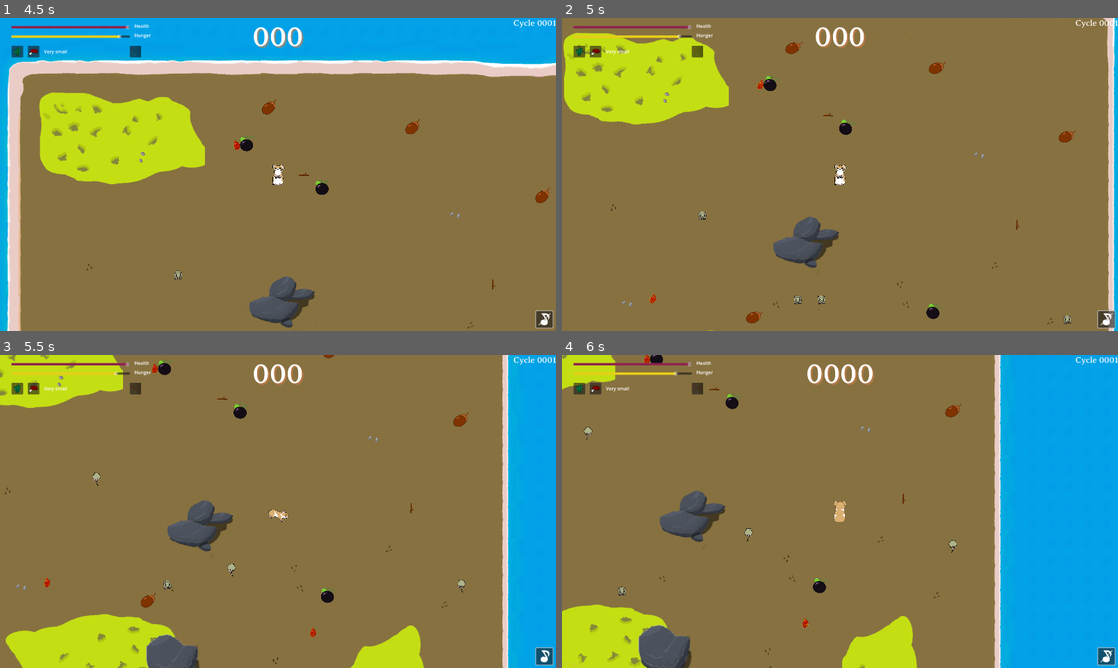
Above: before the commit, frames 1-4 (two rows, left to right).
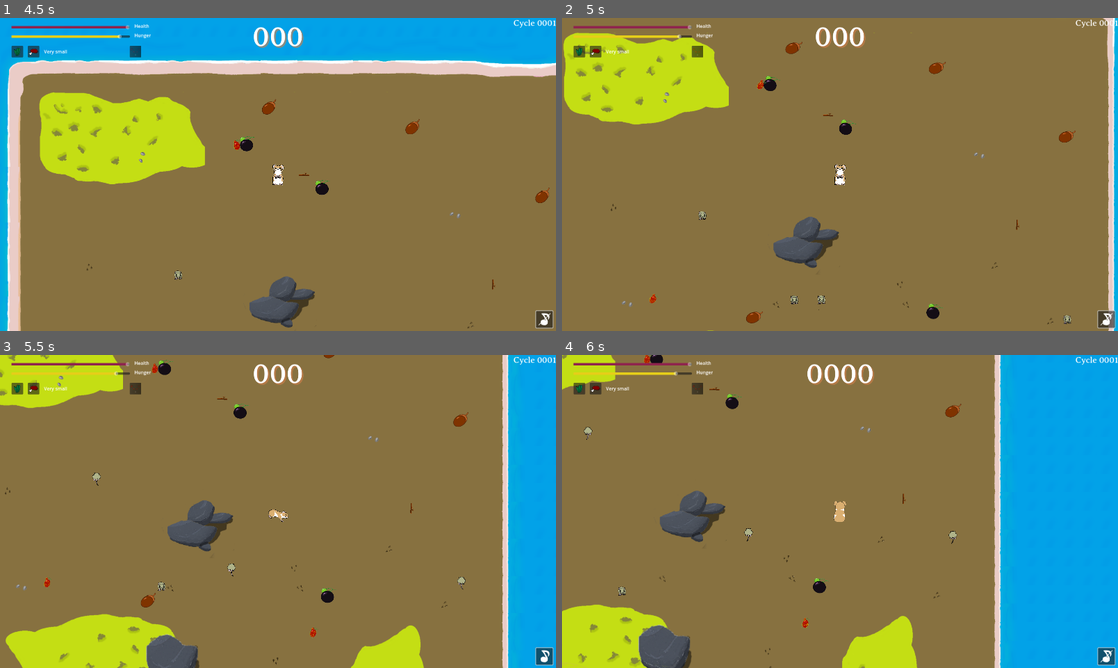
Above: after the commit, the same moments.

Repository: nialsiG/GMTK2024
Game: Godot game, scene res://scenes/Menus/start_menu.tscn
The game is run twice, just before and just after one commit, with the same random seed, the same clock (stepped at 60 frames per second) and the same inputs. The engine's default icon, where the game draws it, is replaced by a stand-in: a white triangle on a blue panel in a dark square.
Inputs (mouse positions are in pixels of both pictures, inside the frame that each line leads up to):
- Up to frame 1 (4.5 s): click "Start game" at 0.5 s; click "Wiki" at 1.25 s; click "Deinogalerix koenigswaldi" at 2 s; click (544, 318) at 2.75 s; tap Enter at 3.5 s; move the mouse to (400, 158) at 3.52 s; hold D (move_right) 3.53-4.28 s; tap Space (attack) at 3.6, 4.35 s; move the mouse to (166, 190) at 4.27 s; hold S (move_down) from 4.28 s (still down)
- Up to frame 2 (5 s): keep holding S (move_down)
- Up to frame 3 (5.5 s): move the mouse to (333, 442) at 5.02 s; release S (move_down) at 5.03 s; hold D (move_right) from 5.03 s (still down); tap Space (attack) at 5.1 s
- Up to frame 4 (6 s): move the mouse to (812, 574) at 5.77 s; release D (move_right) at 5.78 s; hold W (move_up) from 5.78 s (still down); tap Space (attack) at 5.85 s

Frame 1 is identical in both runs. In frame 2, less than 0.1% of the frame differs, in the area x 41-44%, y 88-92%; in frame 3, 0.1%, in the area x 28-84%, y 70-76%; in frame 4, less than 0.1%.

Commit message:
Feature: Added shaders for animals based on same colors as player Fix: prevent applying evolutions on first cycle Chores: removed various warnings

Diff:
--- /dev/null
+++ b/Gmtk 2024/assets/Shaders/Garganomis.gdshader
@@ -0,0 +1,22 @@
+shader_type canvas_item;
+
+uniform vec4 Color1;
+uniform vec4 Color2;
+
+const vec4 refColor = vec4(0.251, 0.243, 0.231, 1);
+
+void fragment() {
+	if (COLOR.r > 0.2 && COLOR.g > 0.2 && COLOR.b > 0.2)
+	{
+		if (COLOR.r <= refColor.r + 0.1
+			&& COLOR.r >= refColor.r - 0.005
+			&& COLOR.g <= refColor.g + 0.05
+			&& COLOR.g >= refColor.g - 0.005
+			&& COLOR.b <= refColor.b + 0.05
+			&& COLOR.b >= refColor.b - 0.005)
+		{
+			vec4 offset = COLOR - refColor;
+			COLOR = Color1 + offset;
+		}
+	}
+}
--- /dev/null
+++ b/Gmtk 2024/assets/Shaders/Mikrotia.gdshader
@@ -0,0 +1,27 @@
+shader_type canvas_item;
+
+uniform vec4 Color1;
+uniform vec4 Color2;
+
+const vec4 refColor = vec4(0.686, 0.702, 0.537, 1);
+
+void fragment() {
+	if (COLOR.a > 0.0)
+	{
+		if(COLOR.g > 0.4)
+		{
+			if(COLOR.r > 0.65 && COLOR.g > 0.65 && COLOR.b > 0.65)
+			{
+				//vec4 offset = COLOR - vec4(0.65,0.65,0.65, 1.0);
+				//COLOR = Color2 + offset;
+			}
+			if (COLOR.r > 0.2 //&& COLOR.r < 0.99
+				&& COLOR.g >= 0.4 //&& COLOR.g <=0.9
+				&& COLOR.b >= 0.3) //&& COLOR.b <= 0.5)
+			{
+				vec4 offset = COLOR - refColor;
+				COLOR = Color1 + offset;
+			}
+		}
+	}
+}
--- /dev/null
+++ b/Gmtk 2024/assets/Shaders/Tyto.gdshader
@@ -0,0 +1,22 @@
+shader_type canvas_item;
+
+uniform vec4 Color1;
+uniform vec4 Color2;
+
+const vec4 refColor = vec4(0.655, 0.31, 0.31, 1);
+
+void fragment() {
+	if (COLOR.r > 0.48 && COLOR.g > 0.25 && COLOR.b > 0.25)
+	{
+		if (COLOR.r <= refColor.r + 0.3
+			&& COLOR.r >= refColor.r - 0.2
+			&& COLOR.g <= refColor.g + 0.3
+			&& COLOR.g >= refColor.g - 0.2
+			&& COLOR.b <= refColor.b + 0.3
+			&& COLOR.b >= refColor.b - 0.2)
+		{
+			vec4 offset = COLOR - refColor;
+			COLOR = Color1 + offset;
+		}
+	}
+}
--- /dev/null
+++ b/Gmtk 2024/assets/Shaders/deinogalerix.gdshader
@@ -0,0 +1,27 @@
+shader_type canvas_item;
+
+uniform vec4 Color1;
+uniform vec4 Color2;
+
+const vec4 refColor = vec4(0.49, 0.525, 0.596, 1);
+
+void fragment() {
+	if (COLOR.a > 0.0)
+	{
+		if(COLOR.g > 0.4)
+		{
+			if(COLOR.r > 0.74 && COLOR.g > 0.64 && COLOR.b > 0.75)
+			{
+				//vec4 offset = COLOR - vec4(0.65,0.65,0.65, 1.0);
+				//COLOR = Color2 + offset;
+			}
+			else if (COLOR.r > 0.2 //&& COLOR.r < 0.99
+				&& COLOR.g >= 0.4 //&& COLOR.g <=0.9
+				&& COLOR.b >= 0.3) //&& COLOR.b <= 0.5)
+			{
+				vec4 offset = COLOR - refColor;
+				COLOR = Color1 + offset;
+			}
+		}
+	}
+}
--- /dev/null
+++ b/Gmtk 2024/scenes/Animals/ColorGenerators/DeinoGolorGenerator.gd
@@ -0,0 +1,10 @@
+extends PlayerColorGenerator
+class_name  DeinoColorGenerator
+
+var _deinoDefaultlColor1 = Vector4(0.49, 0.525, 0.596, 1.0);
+
+func GetDefaultColor1() -> Vector4:
+	return _deinoDefaultlColor1
+
+func GetDefaultColor2() -> Vector4:
+	return _defaultColor2
--- /dev/null
+++ b/Gmtk 2024/scenes/Animals/ColorGenerators/GarganoColorGenerator.gd
@@ -0,0 +1,10 @@
+extends PlayerColorGenerator
+class_name  GarganoColorGenerator
+
+var _garganoDefaultlColor1 = Vector4(0.655, 0.31, 0.31, 1.0);
+
+func GetDefaultColor1() -> Vector4:
+	return _garganoDefaultlColor1
+
+func GetDefaultColor2() -> Vector4:
+	return _defaultColor2
--- /dev/null
+++ b/Gmtk 2024/scenes/Animals/ColorGenerators/MikroGolorGenerator.gd
@@ -0,0 +1,10 @@
+extends PlayerColorGenerator
+class_name  MikroColorGenerator
+
+var _mikroDefaultlColor1 = Vector4(0.686, 0.702, 0.537, 1.0);
+
+func GetDefaultColor1() -> Vector4:
+	return _mikroDefaultlColor1
+
+func GetDefaultColor2() -> Vector4:
+	return _defaultColor2
--- /dev/null
+++ b/Gmtk 2024/scenes/Animals/ColorGenerators/TytoColorGenerator.gd
@@ -0,0 +1,10 @@
+extends PlayerColorGenerator
+class_name  TytoColorGenerator
+
+var _tytoDefaultlColor1 = Vector4(0.655, 0.31, 0.31, 1.0);
+
+func GetDefaultColor1() -> Vector4:
+	return _tytoDefaultlColor1
+
+func GetDefaultColor2() -> Vector4:
+	return _defaultColor2
--- a/Gmtk 2024/scenes/Animals/Garganomis.tscn
+++ b/Gmtk 2024/scenes/Animals/Garganomis.tscn
@@ -1,13 +1,20 @@
-[gd_scene load_steps=7 format=3 uid="uid://di8qff821ygdf"]
+[gd_scene load_steps=10 format=3 uid="uid://di8qff821ygdf"]
 
 [ext_resource type="PackedScene" uid="uid://q25xtiarjdfc" path="res://scenes/Animals/deinogalerix.tscn" id="1_p3d56"]
+[ext_resource type="Shader" path="res://assets/Shaders/Garganomis.gdshader" id="2_qqdkf"]
 [ext_resource type="SpriteFrames" uid="uid://drp6wlx62prm8" path="res://assets/sprites/Animals/garganomis/Garganomis.tres" id="3_06okc"]
 [ext_resource type="AudioStream" uid="uid://dpox0yxacwbcs" path="res://assets/Sounds/aggresive_goose.mp3" id="4_byftv"]
 [ext_resource type="AudioStream" uid="uid://bqefseyajckvv" path="res://assets/Sounds/fleeing_goose.mp3" id="5_rmcm4"]
+[ext_resource type="Script" path="res://scenes/Animals/ColorGenerators/GarganoColorGenerator.gd" id="6_fh2ec"]
 
 [sub_resource type="CapsuleShape2D" id="CapsuleShape2D_c7s0e"]
 radius = 60.0
 height = 120.0
+
+[sub_resource type="ShaderMaterial" id="ShaderMaterial_ccitx"]
+shader = ExtResource("2_qqdkf")
+shader_parameter/Color1 = Vector4(0.251, 0.245, 0.231, 1)
+shader_parameter/Color2 = null
 
 [sub_resource type="CircleShape2D" id="CircleShape2D_xxdnw"]
 radius = 170.0
@@ -20,9 +27,10 @@
 shape = SubResource("CapsuleShape2D_c7s0e")
 
 [node name="Sprite2D" parent="." index="1"]
+material = SubResource("ShaderMaterial_ccitx")
 position = Vector2(0, -47)
 sprite_frames = ExtResource("3_06okc")
-animation = &"Idle_Up"
+animation = &"Up"
 
 [node name="CollisionShape2D" parent="Area2D" index="0"]
 shape = SubResource("CircleShape2D_xxdnw")
@@ -35,3 +43,6 @@
 [node name="FleeingSoundPlayer" parent="." index="4"]
 stream = ExtResource("5_rmcm4")
 volume_db = 24.0
+
+[node name="ColorGenerator" parent="." index="7"]
+script = ExtResource("6_fh2ec")
--- a/Gmtk 2024/scenes/Animals/Mikrotia.tscn
+++ b/Gmtk 2024/scenes/Animals/Mikrotia.tscn
@@ -1,22 +1,34 @@
-[gd_scene load_steps=5 format=3 uid="uid://dqg7jad33ecwk"]
+[gd_scene load_steps=8 format=3 uid="uid://dqg7jad33ecwk"]
 
 [ext_resource type="PackedScene" uid="uid://q25xtiarjdfc" path="res://scenes/Animals/deinogalerix.tscn" id="1_qeo52"]
+[ext_resource type="Shader" path="res://assets/Shaders/Mikrotia.gdshader" id="2_247he"]
 [ext_resource type="SpriteFrames" uid="uid://barpun0yigmsb" path="res://assets/sprites/Animals/Mikrotia/Mikrotia.tres" id="3_f4rfx"]
 [ext_resource type="AudioStream" uid="uid://dn78ts73r2lw" path="res://assets/Sounds/mouse-2.ogg" id="4_bcon0"]
+[ext_resource type="Script" path="res://scenes/Animals/ColorGenerators/MikroGolorGenerator.gd" id="5_athm7"]
+
+[sub_resource type="ShaderMaterial" id="ShaderMaterial_6q2mj"]
+resource_local_to_scene = true
+shader = ExtResource("2_247he")
+shader_parameter/Color1 = Vector4(0.686, 0.702, 0.537, 1)
+shader_parameter/Color2 = null
 
 [sub_resource type="CircleShape2D" id="CircleShape2D_5nilg"]
 radius = 300.0
 
 [node name="deinogalerix3" instance=ExtResource("1_qeo52")]
 initial_size = 2
-animalName = "Undefined"
+animalName = "Mikrotia"
 
 [node name="Sprite2D" parent="." index="1"]
+material = SubResource("ShaderMaterial_6q2mj")
 sprite_frames = ExtResource("3_f4rfx")
-animation = &"Down"
+animation = &"Up"
 
 [node name="CollisionShape2D" parent="Area2D" index="0"]
 shape = SubResource("CircleShape2D_5nilg")
 
 [node name="FleeingSoundPlayer" parent="." index="4"]
 stream = ExtResource("4_bcon0")
+
+[node name="ColorGenerator" parent="." index="7"]
+script = ExtResource("5_athm7")
--- a/Gmtk 2024/scenes/Animals/Prolagus.tscn
+++ b/Gmtk 2024/scenes/Animals/Prolagus.tscn
@@ -5,8 +5,10 @@
 
 [node name="deinogalerix" instance=ExtResource("1_d7v0i")]
 animalName = "Undefined"
+useShader = false
 
 [node name="Sprite2D" parent="." index="1"]
+material = null
 scale = Vector2(1, 1)
 sprite_frames = ExtResource("3_ttf2r")
 animation = &"Right"
--- a/Gmtk 2024/scenes/Animals/Tyto.tscn
+++ b/Gmtk 2024/scenes/Animals/Tyto.tscn
@@ -1,12 +1,18 @@
-[gd_scene load_steps=6 format=3 uid="uid://bkxmx828vv8d8"]
+[gd_scene load_steps=8 format=3 uid="uid://bkxmx828vv8d8"]
 
 [ext_resource type="PackedScene" uid="uid://q25xtiarjdfc" path="res://scenes/Animals/deinogalerix.tscn" id="1_janl0"]
 [ext_resource type="SpriteFrames" uid="uid://dd3wjt3p1xdvk" path="res://assets/sprites/Animals/Tyto/Tyto.tres" id="2_88tv6"]
+[ext_resource type="Shader" path="res://assets/Shaders/Tyto.gdshader" id="2_deb8g"]
 [ext_resource type="AudioStream" uid="uid://brm5jraoajvxy" path="res://assets/Sounds/barn_owl_01.ogg" id="3_1a2ig"]
 
 [sub_resource type="CapsuleShape2D" id="CapsuleShape2D_wgwl8"]
 radius = 60.0
 height = 120.0
+
+[sub_resource type="ShaderMaterial" id="ShaderMaterial_sctwg"]
+shader = ExtResource("2_deb8g")
+shader_parameter/Color1 = Vector4(0.655, 0.31, 0.31, 1)
+shader_parameter/Color2 = null
 
 [sub_resource type="CircleShape2D" id="CircleShape2D_0nywd"]
 radius = 300.0
@@ -22,8 +28,9 @@
 shape = SubResource("CapsuleShape2D_wgwl8")
 
 [node name="Sprite2D" parent="." index="1"]
+material = SubResource("ShaderMaterial_sctwg")
 sprite_frames = ExtResource("2_88tv6")
-animation = &"Idle_Up"
+animation = &"Down"
 
 [node name="CollisionShape2D" parent="Area2D" index="0"]
 shape = SubResource("CircleShape2D_0nywd")
--- a/Gmtk 2024/scenes/Animals/animal.gd
+++ b/Gmtk 2024/scenes/Animals/animal.gd
@@ -19,11 +19,12 @@
 @export var meatValue : int = 30
 @export var animalName : String = "Undefined"
 @export var startingDiet : enums.Diet = enums.Diet.omni
+@export var useShader : bool = false
 
 @onready var axis = Vector2.ZERO
 @onready var current_direction : enums.Direction = enums.Direction.Down
 @onready var sprite : AnimatedSprite2D = get_node("Sprite2D")
-
+@onready var _colorGenerator : PlayerColorGenerator = $ColorGenerator
 
 
 var target : Node2D
@@ -126,12 +127,19 @@
 				current_size = current_size + 1 as enums.Size
 				UpdateSize()
 		enums.evolution.COLOR:
-			UpdateColorRandomly()
+			if (useShader):
+				_setShaderColor(_colorGenerator.GetRandomColor1(), _colorGenerator.GetDefaultColor2())
+			else:
+				UpdateColorRandomly()
 		enums.evolution.LIGHTNESS:
 			_max_speed *= _speedEvolCoeff
 		enums.evolution.HEAVYNESS:
 			_max_speed /= _speedEvolCoeff
 
+func _setShaderColor(color1 : Vector4, color2 : Vector4):
+	var shaderMaterial = (sprite.material as ShaderMaterial)
+	shaderMaterial.set_shader_parameter("Color1", color1)
+	shaderMaterial.set_shader_parameter("Color2", color2)
 
 func UpdateDiet(newDiet : enums.Diet):
 	_diet = newDiet
--- a/Gmtk 2024/scenes/Animals/deinogalerix.tscn
+++ b/Gmtk 2024/scenes/Animals/deinogalerix.tscn
@@ -1,13 +1,21 @@
-[gd_scene load_steps=7 format=3 uid="uid://q25xtiarjdfc"]
+[gd_scene load_steps=10 format=3 uid="uid://q25xtiarjdfc"]
 
 [ext_resource type="Script" path="res://scenes/Animals/enemy.gd" id="1_ple3s"]
+[ext_resource type="Shader" path="res://assets/Shaders/deinogalerix.gdshader" id="2_0fsyt"]
 [ext_resource type="SpriteFrames" uid="uid://buigqoc3hk2n4" path="res://assets/sprites/Animals/Deino/deinogalerix.tres" id="2_noffp"]
 [ext_resource type="AudioStream" uid="uid://dbkaq5vwsv2er" path="res://assets/Sounds/Meow1.mp3" id="3_0k1gt"]
 [ext_resource type="Script" path="res://scenes/Technicals/GameSoundPlayer2D.gd" id="3_rd25u"]
+[ext_resource type="Script" path="res://scenes/Animals/ColorGenerators/DeinoGolorGenerator.gd" id="6_8hjnx"]
 
 [sub_resource type="CapsuleShape2D" id="CapsuleShape2D_85bkv"]
 radius = 60.0
 height = 128.0
+
+[sub_resource type="ShaderMaterial" id="ShaderMaterial_4xxxp"]
+resource_local_to_scene = true
+shader = ExtResource("2_0fsyt")
+shader_parameter/Color1 = Vector4(0.49, 0.525, 0.596, 1)
+shader_parameter/Color2 = null
 
 [sub_resource type="CircleShape2D" id="CircleShape2D_mvwy3"]
 radius = 300.0
@@ -19,16 +27,20 @@
 initial_size = 3
 current_speed = 0.0
 animalName = "Deino"
+useShader = true
 
 [node name="CollisionShape2D" type="CollisionShape2D" parent="."]
+visible = false
 shape = SubResource("CapsuleShape2D_85bkv")
 
 [node name="Sprite2D" type="AnimatedSprite2D" parent="."]
+material = SubResource("ShaderMaterial_4xxxp")
 scale = Vector2(0.5, 0.5)
 sprite_frames = ExtResource("2_noffp")
 animation = &"Idle_Down"
 
 [node name="Area2D" type="Area2D" parent="."]
+visible = false
 
 [node name="CollisionShape2D" type="CollisionShape2D" parent="Area2D"]
 shape = SubResource("CircleShape2D_mvwy3")
@@ -58,5 +70,8 @@
 text = "Diet
 "
 
+[node name="ColorGenerator" type="Node" parent="."]
+script = ExtResource("6_8hjnx")
+
 [connection signal="area_entered" from="Area2D" to="." method="OnAreaEntered"]
 [connection signal="body_entered" from="Area2D" to="." method="OnDetectionAreaEntered"]
--- a/Gmtk 2024/scenes/Game/hud.gd
+++ b/Gmtk 2024/scenes/Game/hud.gd
@@ -2,8 +2,6 @@
 class_name hud
 
 const enums = preload("res://scripts/enums.gd")
-
-var _score : int = 0
 
 @onready var _deathContainer : PanelContainer = $DeathContainer
 @onready var _finalScoreContainer : FinalScoreContainer = $FinalScoreContainer
--- a/Gmtk 2024/scenes/Generators/BaseGenerator.gd
+++ b/Gmtk 2024/scenes/Generators/BaseGenerator.gd
@@ -14,7 +14,7 @@
 	_height = dimensions.y
 	_blockedPositions = blockedPositions
 
-func _updatePackedScenesLevel(cycleNumber : int):
+func _updatePackedScenesLevel(_cycleNumber : int):
 	pass
 
 func Generate(cycleNumber : int, numberOfItems: int, playerPosition : Vector2):
--- a/Gmtk 2024/scenes/Generators/EvolutionChoiceGenerator.gd
+++ b/Gmtk 2024/scenes/Generators/EvolutionChoiceGenerator.gd
@@ -157,7 +157,7 @@
 			return _allEvolutions[i]
 	return null
 
-func OnCheatCodeUnlocked(description : String):
+func OnCheatCodeUnlocked(_description : String):
 	if (SecretOptions.IsUziActived() && !_addedUzi):
 		_addedUzi = true
 		#_allEvolutions.clear()
--- a/Gmtk 2024/scenes/Player/AbilityManager.gd
+++ b/Gmtk 2024/scenes/Player/AbilityManager.gd
@@ -6,8 +6,8 @@
 var _isActive : bool
 var _playerHud : PlayerHud
 
-func Initialize(hud : PlayerHud):
-	_playerHud = hud
+func Initialize(playerHud : PlayerHud):
+	_playerHud = playerHud
 
 func CanPerform() -> bool:
 	return true
--- a/Gmtk 2024/scenes/Player/ThrowManager.gd
+++ b/Gmtk 2024/scenes/Player/ThrowManager.gd
@@ -25,7 +25,7 @@
 		return
 
 	var newStoredFood = StoredFood.new()
-	newStoredFood.foodCost = amount / 2
+	newStoredFood.foodCost = int(amount / 2)
 	newStoredFood.type = foodType
 	if (_storedFood.size() > 0):
 		_storedFood.remove_at(0)
--- a/Gmtk 2024/scenes/Player/player.gd
+++ b/Gmtk 2024/scenes/Player/player.gd
@@ -16,13 +16,13 @@
 @onready var _invincibilityTimer : Timer = $InvincibilityTimer
 @onready var _hud : PlayerHud = $CanvasLayer/hud
 @onready var _hungerManager : HungerManager = $HungerManager
-@onready var _colorGenerator : PlayerColorGenerator = $ColorGenerator
 @onready var _dashManager : DashManager = $DashManager
 @onready var _throwManager : ThrowManager = $ThrowManager
 
 @onready var _lastDirection = Vector2.ZERO
 
 func _ready():
+	_colorGenerator = get_node("ColorGenerator")
 	current_size = initial_size
 	_hungerManager.connect("DiedOfHunger", OnDeathFromHunger)
 	_hungerManager.connect("FoodOverflowed", OnFoodOverflow)
@@ -33,6 +33,9 @@
 	_throwManager.Initialize(_hud)
 	RaiseUpdateSize()
 	_setShaderColor(_colorGenerator.GetDefaultColor1(), _colorGenerator.GetDefaultColor2())
+
+func _useShaderColor() -> bool:
+	return false
 
 func _setShaderColor(color1 : Vector4, color2 : Vector4):
 	var shaderMaterial = (sprite.material as ShaderMaterial)
--- a/Gmtk 2024/scenes/Singletons/SecretOptions.gd
+++ b/Gmtk 2024/scenes/Singletons/SecretOptions.gd
@@ -9,7 +9,7 @@
 
 signal UnlockedOptions(description : String)
 
-func _process(delta):
+func _process(_delta):
 	if(!_isCodeAllowed):
 		return
 
--- a/Gmtk 2024/scenes/Views/TestViewAnimalssize.tscn
+++ b/Gmtk 2024/scenes/Views/TestViewAnimalssize.tscn
@@ -22,6 +22,7 @@
 [node name="Mikrotia" parent="." instance=ExtResource("4_8rjmj")]
 position = Vector2(-118, 32)
 initial_size = 4
+useShader = false
 
 [node name="PlayerMicro" parent="." instance=ExtResource("6_evm0s")]
 position = Vector2(-617.815, -419.031)
--- a/Gmtk 2024/scenes/world.gd
+++ b/Gmtk 2024/scenes/world.gd
@@ -84,11 +84,11 @@
 	for animal in animals:
 		if ((animal.position - _player.position).length() < _safetySpawnRadius):
 			animal.position = Vector2(_width - _player.position.x, _height - _player.position.y)
-		_applyEnemyEvolForCycle(animal)
 		animal.SetupBounds(_width, _height)
 		animal.connect("Died", OnAnimalDied)
 		_currentAnimals.append(animal)
 		_dynamicElements.call_deferred("add_child", animal)
+		call_deferred("_applyEnemyEvolForCycle", animal)
 
 func OnPlayerAte(amount : int):
 	_hud.eat(amount)
@@ -135,8 +135,8 @@
 	_hud.DisplayFinalScore(true)
 	_hud.UpdateFinalPanel(choicesRecap, _score)
 
-func OnPlayerThrow(type : enums.FoodType, axis : Vector2, position : Vector2):
-	var projectile : Projectile = _elementFactory.GetProjectile(type, axis, position + position.normalized() * 30)
+func OnPlayerThrow(type : enums.FoodType, axis : Vector2, throwPosition : Vector2):
+	var projectile : Projectile = _elementFactory.GetProjectile(type, axis, throwPosition + throwPosition.normalized() * 30)
 	add_child(projectile)
 
 func Pause():
@@ -158,6 +158,9 @@
 		_applyEnemyEvolForCycle(_currentAnimals[i])
 
 func _applyEnemyEvolForCycle(animal : Animal):
+	if (_cycle == 1):
+		return
+
 	for i in clamp(int(_cycle/3), 1, 5):
 		var evol = _evolutionChoiceGenerator.GetEnemyEvol()
 		animal.ApplyEvolution(evol)
